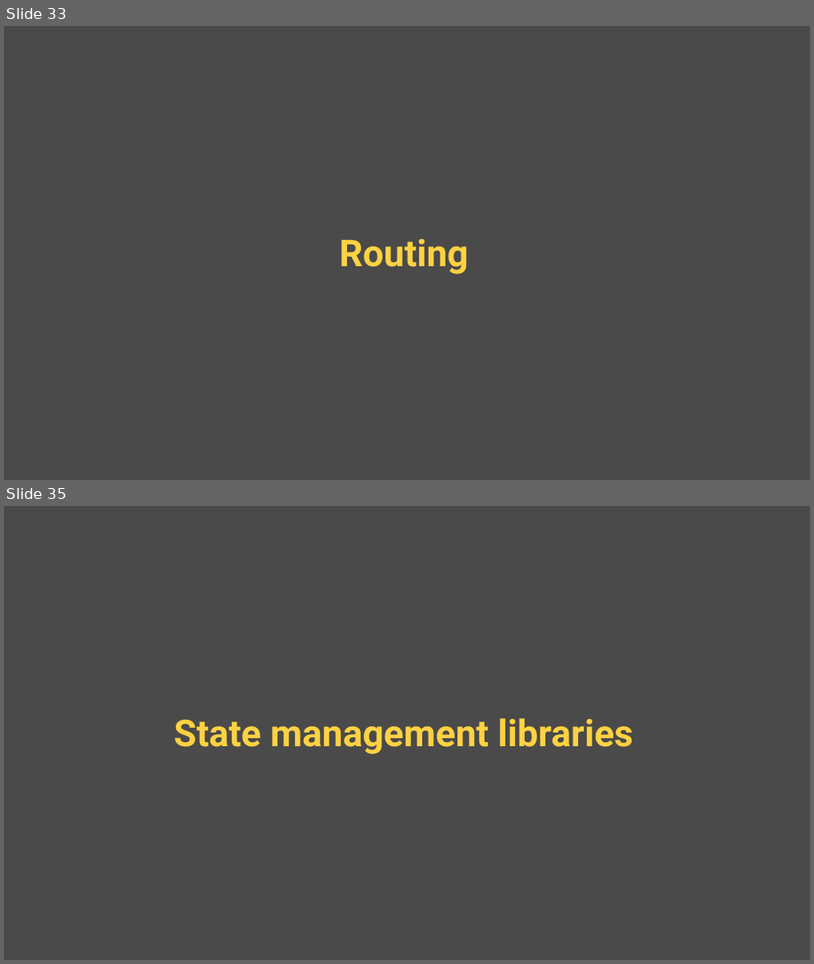
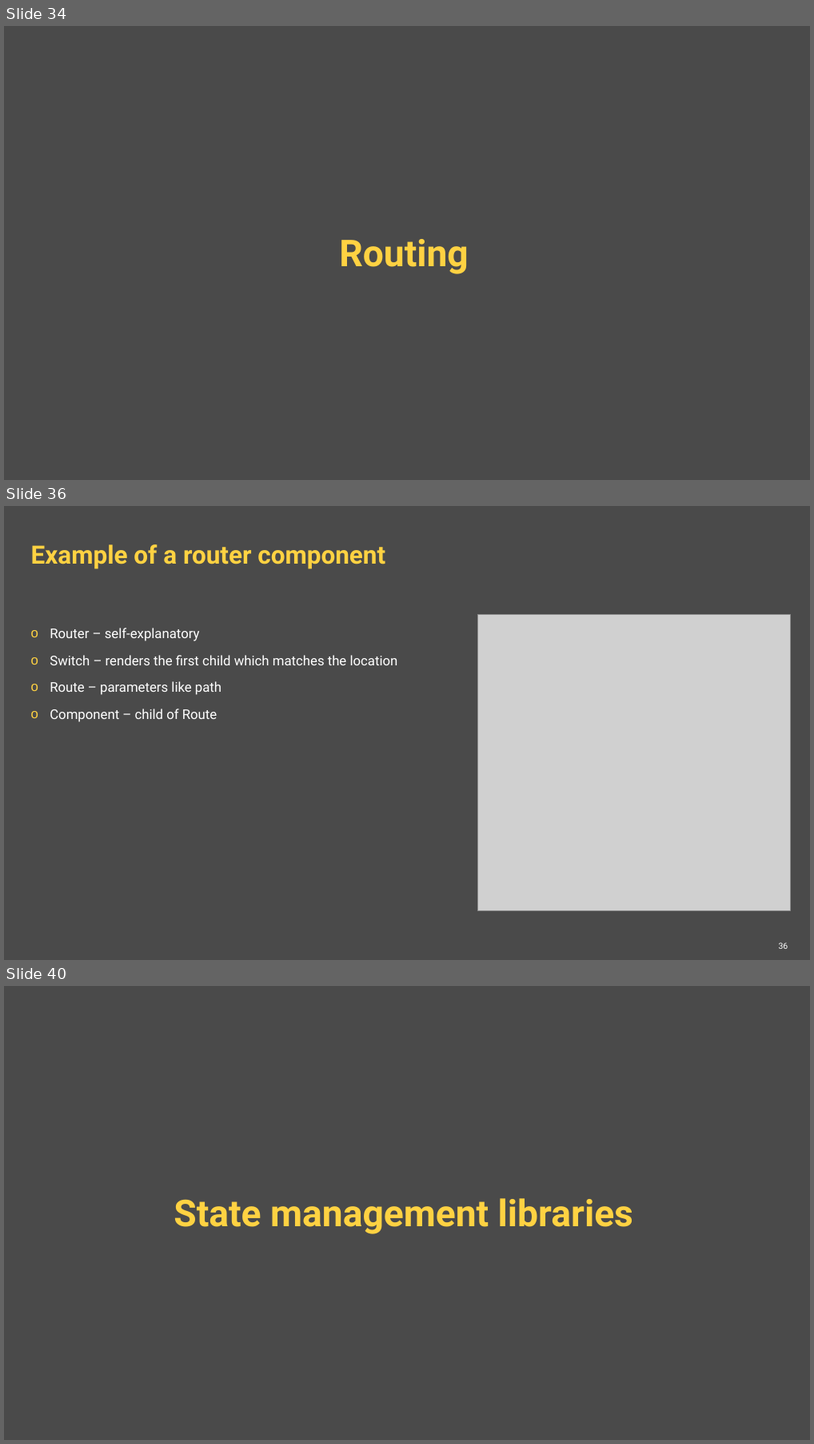
Before and after one commit to ppuzio/react-course-examples, a slide deck: React BEST course.pptx. Shown one above the other, each under a label of ours: slides 33 and 35 before the commit, slides 34, 36 and 40 after it; the slides between them are not shown. The pictures are 814x964 and 814x1444 pixels, drawn with LibreOffice and Linux fonts; fonts in the diff are those of the drawing; grey boxes stand for pictures; background and template pictures are left out. Boxes give left, top, right and bottom in pixels: in the first picture for what was removed or moved away, otherwise in the second. Text is boxed around its words. In the diff, an @@ line names an element or a change of style, - is before the commit and + after.

Commit message:
react-router + some changes to live coded example

```diff
--- a/React BEST course.pptx
+++ b/React BEST course.pptx
@@ slide 36 added at (4,506,810,960), background #4A4A4A @@
@@ title added at (31,544,386,569), 30 pt, text #FFD242, bold @@
+Example of a router component
@@ picture added at (478,614,791,910) @@
@@ text added at (50,628,398,722), 16 pt, text #FFFFFF @@
+o Router – self-explanatory
+o Switch – renders the first child which matches the location
+o Route – parameters like path
+o Component – child of Route
@@ page number added at (779,942,789,948), 10 pt, text #FFFFFF @@
+36
@@ what was slide 33 is now slide 34 @@
@@ what was slide 35 is now slide 40 @@
```
Also in this commit, not shown: 1 slide changed, 4 other slides added, 4 other files.
